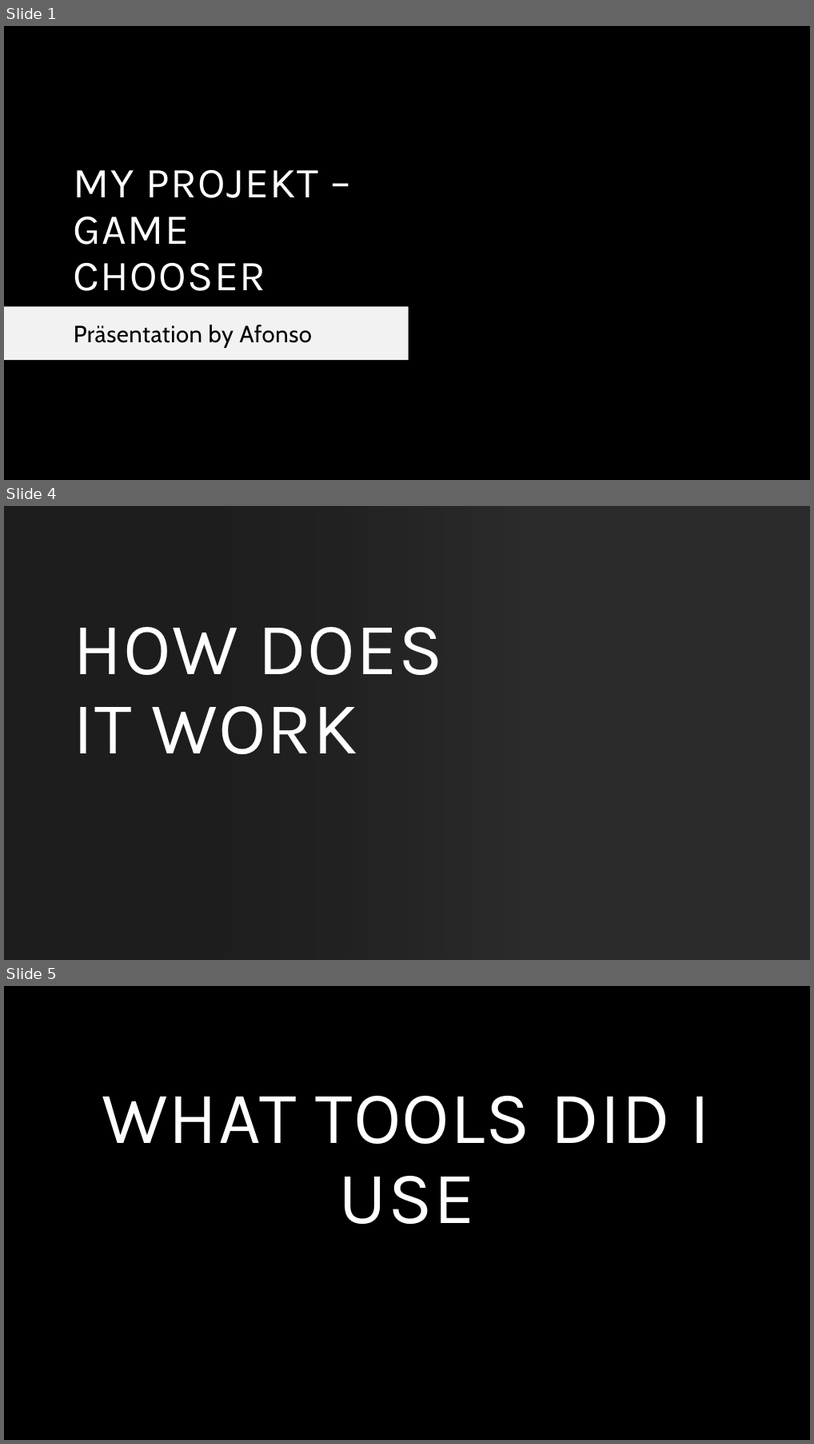
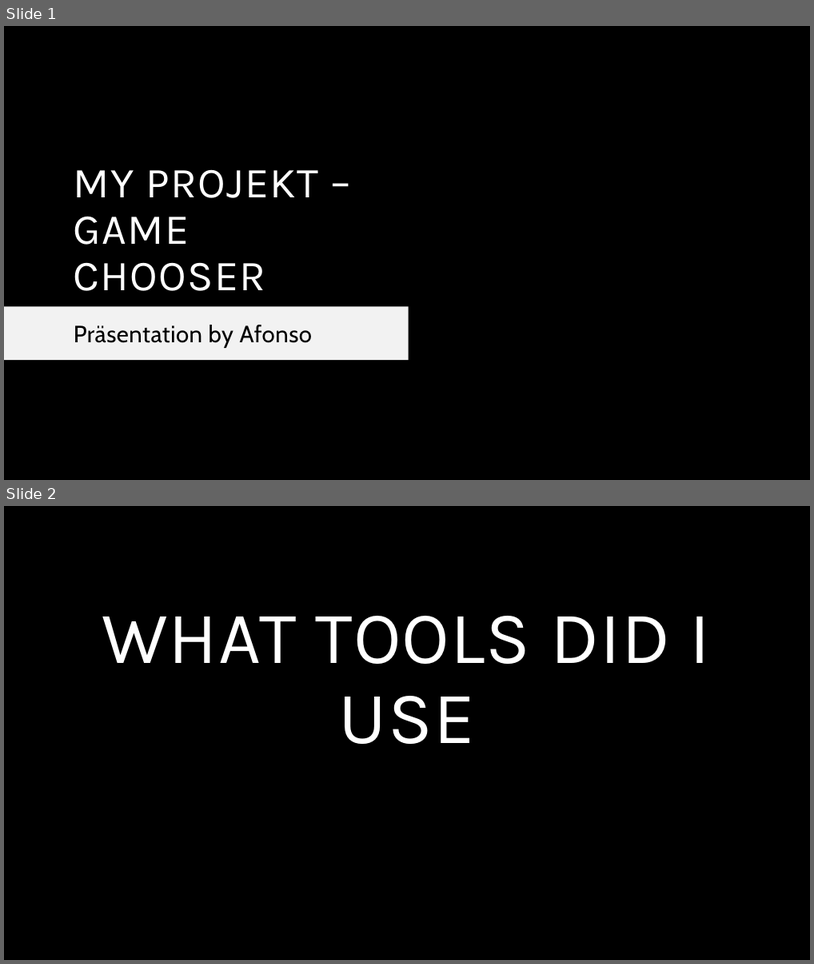
Before and after one commit to Afonso8808/m431_pe24c_Game_Chooser, a slide deck: resources/Powerpoint/Projekt Game_chooser.pptx. Shown one above the other, each under a label of ours: slides 1, 4 and 5 before the commit, slides 1 and 2 after it; the slides between them are not shown. The pictures are 814x1444 and 814x964 pixels, drawn with LibreOffice and Linux fonts; fonts in the diff are those of the drawing; background and template pictures are left out; a plain dark background stands for a picture behind light text. Boxes give left, top, right and bottom in pixels: in the first picture for what was removed or moved away, otherwise in the second. Text is boxed around its words. In the diff, an @@ line names an element or a change of style, - is before the commit and + after.

```diff
--- a/resources/Powerpoint/Projekt Game_chooser.pptx
+++ b/resources/Powerpoint/Projekt Game_chooser.pptx
@@ slide 4 removed at [4, 506, 810, 960], background picture (left out) @@
@@ rectangle removed at [4, 506, 810, 656] @@
@@ rectangle removed at [4, 506, 810, 960] @@
@@ rectangle removed at [4, 506, 519, 960] @@
@@ title removed at [74, 627, 443, 754] @@
-HOW DOES IT WORK
@@ rectangle removed at [4, 784, 810, 960] @@
@@ what was slide 5 is now slide 2 @@
```
Also in this commit, not shown: 3 other slides removed.
